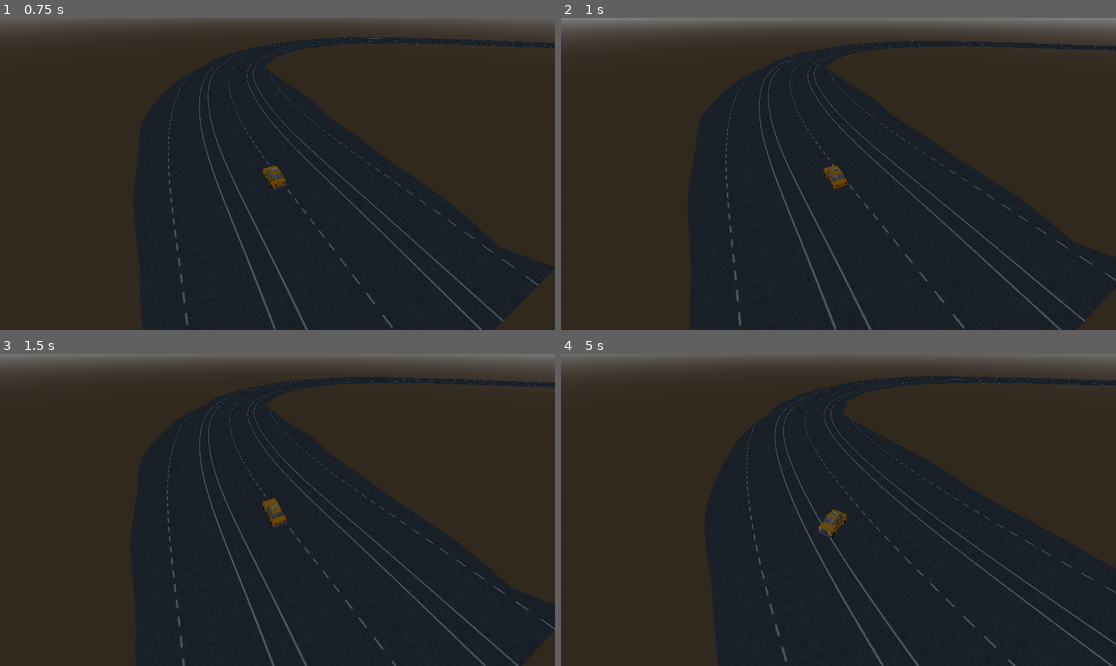
Above: before the commit, frames 1-4 (two rows, left to right).
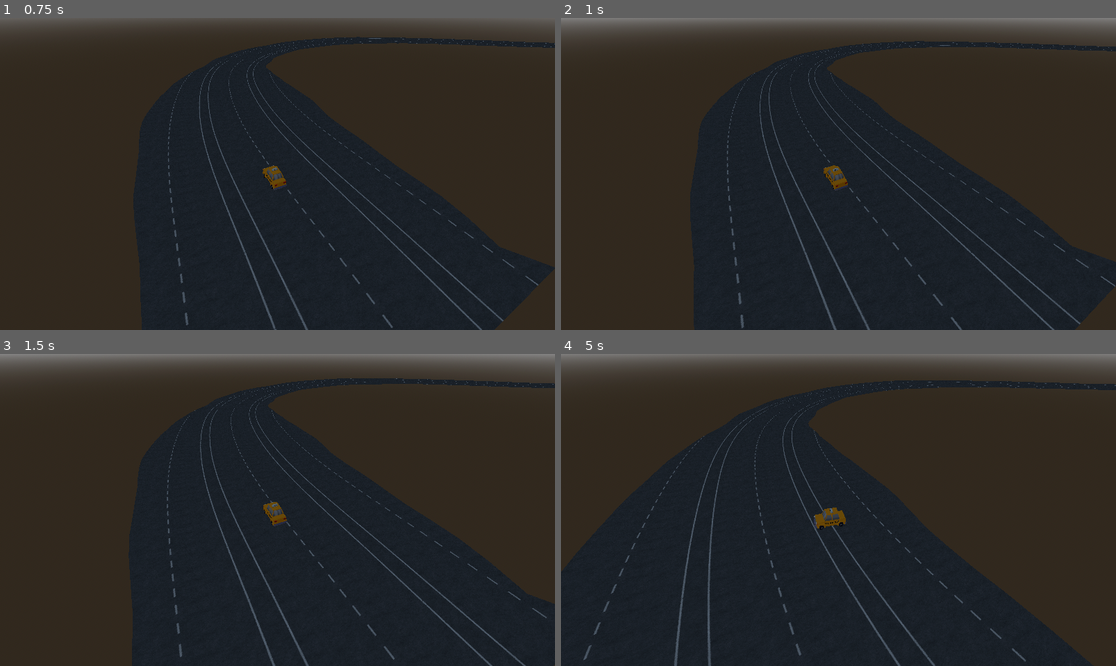
Above: after the commit, the same moments.

Repository: RuntimeRebelsStudio/YouAreYourOwnEnemy
Game: Godot game, scene res://scenes/main/main.tscn
Same seed, same stepped clock (60 frames per second), same inputs: the game is played once before the commit and once after it.
Inputs:
- Up to frame 1 (0.75 s): hold D (right) from 0.53 s (still down)
- Up to frame 2 (1 s): keep holding D (right)
- Up to frame 3 (1.5 s): release D (right) at 1.28 s; hold S (backward) from 1.28 s (still down)
- Up to frame 4 (5 s): release S (backward) at 2.03 s; hold D (right) 2.03-2.78 s; hold W (forward) 2.78-3.53 s; hold A (left) from 3.53 s (still down)

Frame 1 is identical in both runs. In frame 2, 2.6% of the frame differs, in the area x 22-100%, y 7-100%; in frame 3, 2.9%; in frame 4, 13%, in the area x 0-100%, y 7-100%.

Commit message:
feat: Added custom gravity and array of collision for master car class

Diff:
--- a/scenes/main/main.tscn
+++ b/scenes/main/main.tscn
@@ -35,7 +35,6 @@
 transform = Transform3D(-1, 0, -8.742278e-08, 0, 1, 0, 8.742278e-08, 0, -1, -0.6471715, 3.08216, -11.9773655)
 mass = 1200.0
 center_of_mass_mode = 1
-center_of_mass = Vector3(0, -0.1, 0.3)
 explosion_scene = ExtResource("3_hujxm")
 car_model_scene = ExtResource("4_a8run")
 
--- a/scenes/player/Cars/ice_cream_truck_1.tscn
+++ b/scenes/player/Cars/ice_cream_truck_1.tscn
@@ -279,10 +279,10 @@
 [sub_resource type="ConvexPolygonShape3D" id="ConvexPolygonShape3D_lo0gu"]
 points = PackedVector3Array(0.004053114, -0.012491267, -0.0005884236, 0.0006423959, -0.00024999958, 0.016694335, -0.005 …(1242 unchanged characters)…
 
-[node name="ice_cream_truck_1" type="Area3D" unique_id=871196756 node_paths=PackedStringArray("body_mesh", "body_collision", "wheel_fl", "wheel_fr", "wheel_bl", "wheel_br")]
+[node name="ice_cream_truck_1" type="Area3D" unique_id=871196756 node_paths=PackedStringArray("body_mesh", "collision_shapes", "wheel_fl", "wheel_fr", "wheel_bl", "wheel_br")]
 script = ExtResource("1_lo0gu")
 body_mesh = NodePath("IceCreamTruck_2")
-body_collision = NodePath("CollisionShape3D")
+collision_shapes = [NodePath("CollisionShape3D")]
 wheel_fl = NodePath("W_FL")
 wheel_fr = NodePath("W_FR")
 wheel_bl = NodePath("W_BL")
--- a/scenes/player/Cars/taxi.tscn
+++ b/scenes/player/Cars/taxi.tscn
@@ -396,10 +396,10 @@
 [sub_resource type="BoxShape3D" id="BoxShape3D_4qfyp"]
 size = Vector3(1.0877686, 0.4395752, 0.12683105)
 
-[node name="Taxi" type="Area3D" unique_id=1460257494 node_paths=PackedStringArray("body_mesh", "body_collision", "wheel_fl", "wheel_fr", "wheel_bl", "wheel_br")]
+[node name="Taxi" type="Area3D" unique_id=1460257494 node_paths=PackedStringArray("body_mesh", "collision_shapes", "wheel_fl", "wheel_fr", "wheel_bl", "wheel_br")]
 script = ExtResource("1_mqlc5")
 body_mesh = NodePath("Taxi_Body")
-body_collision = NodePath("CollisionShape3D")
+collision_shapes = [NodePath("CollisionShape3D"), NodePath("CollisionShape3D2"), NodePath("CollisionShape3D3")]
 wheel_fl = NodePath("Wheel_fL")
 wheel_fr = NodePath("Wheel_fR")
 wheel_bl = NodePath("Wheel_bL")
--- a/scenes/player/car.gd
+++ b/scenes/player/car.gd
@@ -49,6 +49,10 @@
 	if current_car_model.get_parent() == null:
 		add_child(current_car_model)
 
+	# --- NEU: Schwerpunkt vom CarModel auf den VehicleBody3D übertragen ---
+	center_of_mass_mode = RigidBody3D.CENTER_OF_MASS_MODE_CUSTOM
+	center_of_mass = current_car_model.custom_center_of_mass
+
 	visual_wheels = {
 		"fl": current_car_model.wheel_fl,
 		"fr": current_car_model.wheel_fr,
@@ -56,8 +60,10 @@
 		"br": current_car_model.wheel_br,
 	}
 
-	# Kollision übernehmen, globale Position behalten
-	current_car_model.body_collision.reparent(self, true)
+	# 2. ALLE Kollisionen (egal ob eine oder mehrere) übernehmen
+	for col in current_car_model.collision_shapes:
+		if col != null:
+			col.reparent(self, true)
 
 
 
--- a/scenes/player/car_model.gd
+++ b/scenes/player/car_model.gd
@@ -4,15 +4,17 @@
 @export var body_mesh: MeshInstance3D
 
 # Physics & Wheels
-@export var body_collision: CollisionShape3D
+@export var collision_shapes: Array[CollisionShape3D]
+
 @export var wheel_fl: MeshInstance3D
 @export var wheel_fr: MeshInstance3D
 @export var wheel_bl: MeshInstance3D
 @export var wheel_br: MeshInstance3D
-@export var wheel_radius: float = 0.18# Passe das an die tatsächliche Größe an
-@export var rest_length: float = 0.5# Passe das an die tatsächliche Größe an
+@export var wheel_radius: float = 0.18
+@export var rest_length: float = 0.5
 
-
+# --- NEU: Eigener Schwerpunkt für dieses Auto ---
+@export var custom_center_of_mass: Vector3 = Vector3(0, -0.1, 0.3)
 
 
 # Called when the node enters the scene tree for the first time.
